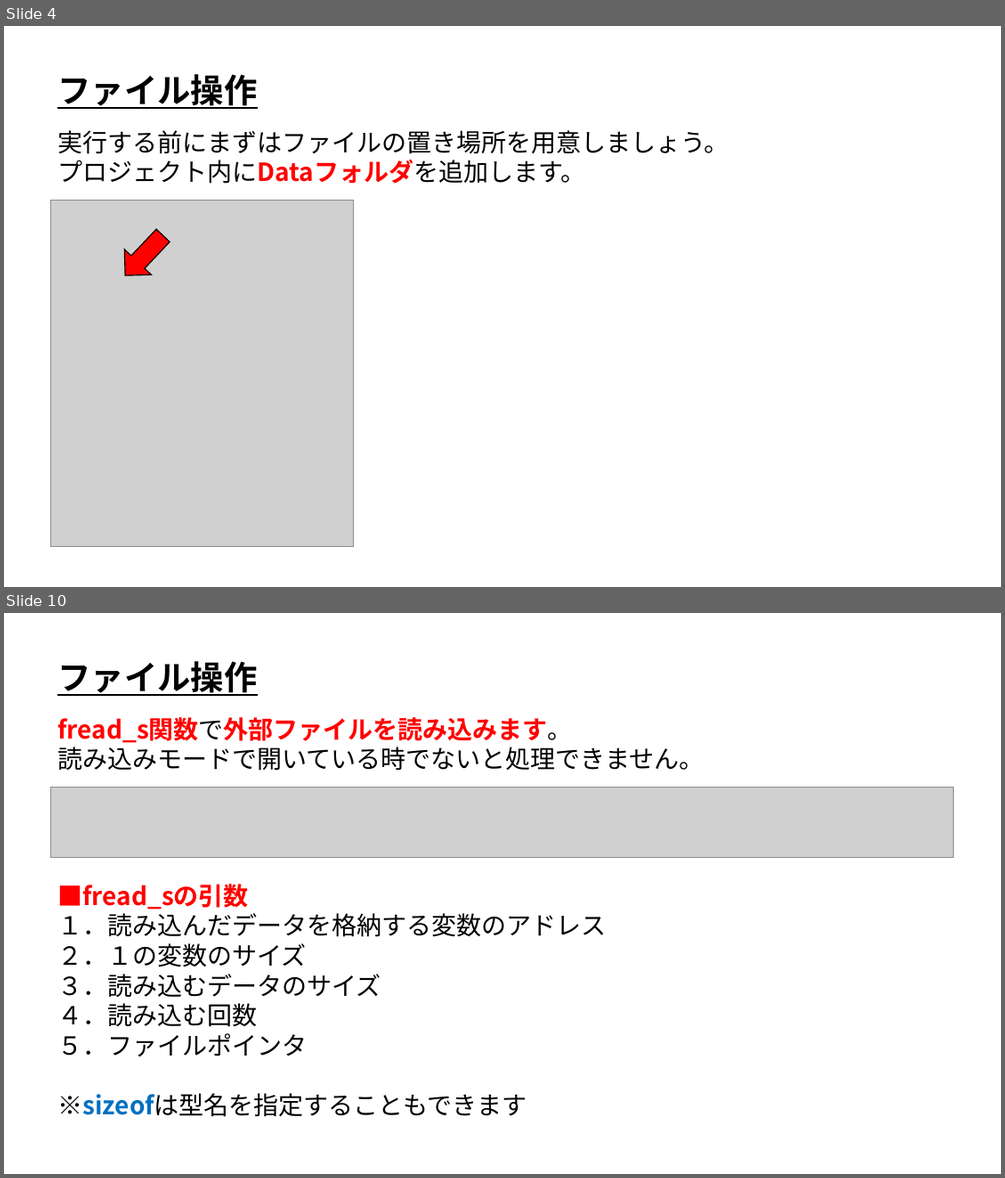
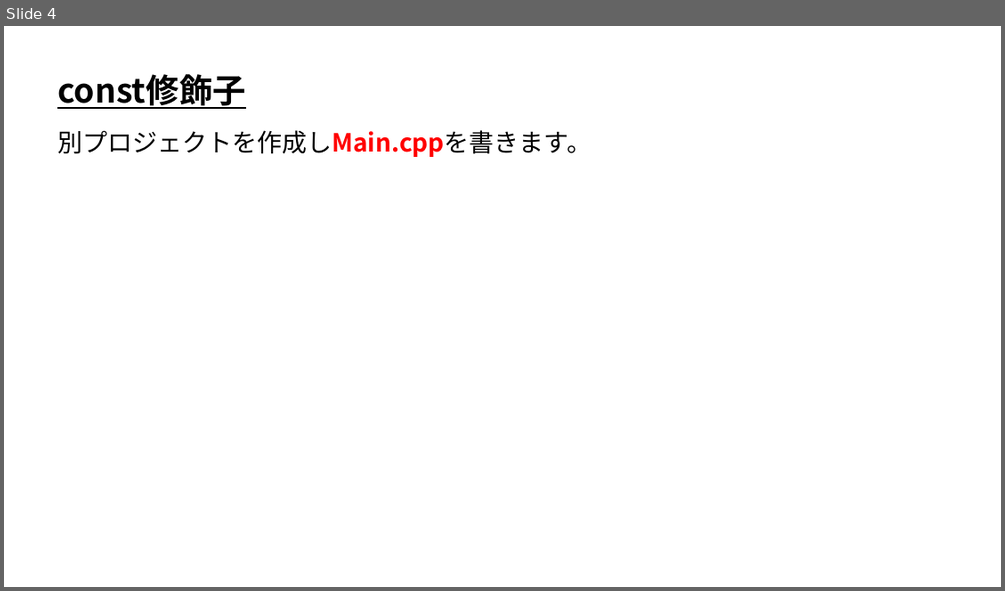
Before and after one commit to ArakiYusuke-Ohara/Textbook, a slide deck: ゲーム科1年/00_前期/プログラミングⅡ/18_const修飾子.pptx. Shown one above the other, each under a label of ours: slides 4 and 10 before the commit, slide 4 after it; the slides between them are not shown. The pictures are 1005x1178 and 1005x591 pixels, drawn with LibreOffice and Linux fonts; fonts in the diff are those of the drawing; grey boxes stand for pictures. Boxes give left, top, right and bottom in pixels: in the first picture for what was removed or moved away, otherwise in the second. Text is boxed around its words. In the diff, an @@ line names an element or a change of style, - is before the commit and + after.

Commit message:
const修飾子作業中

```diff
--- a/ゲーム科1年/00_前期/プログラミングⅡ/18_const修飾子.pptx
+++ b/ゲーム科1年/00_前期/プログラミングⅡ/18_const修飾子.pptx
@@ slide 10 removed at <box>4,613,1001,1174</box>, background #FFFFFF @@
@@ text removed at <box>57,661,257,696</box> @@
-ファイル操作
@@ text removed at <box>57,717,704,771</box> @@
-fread_s関数で外部ファイルを読み込みます。
-読み込みモードで開いている時でないと処理できません。
@@ picture removed at <box>50,787,954,858</box> @@
@@ text removed at <box>57,884,606,1117</box> @@
-■fread_sの引数
-１．読み込んだデータを格納する変数のアドレス
-２．１の変数のサイズ
-３．読み込むデータのサイズ
-４．読み込む回数
-５．ファイルポインタ
-※sizeofは型名を指定することもできます
@@ slide 4 changed as well @@
@@ text at <box>57,74,245,109</box>: text changed @@
-ファイル操作
+const修飾子
@@ text at <box>57,130,591,157</box>: text changed @@
-実行する前にまずはファイルの置き場所を用意しましょう。
-プロジェクト内にDataフォルダを追加します。
+別プロジェクトを作成しMain.cppを書きます。
@@ picture removed at <box>50,200,353,547</box> @@
@@ right arrow removed at <box>113,223,177,288</box> @@
```
Also in this commit, not shown: 1 other slide changed, 2 slides added, 7 other slides removed, 5 other files.
